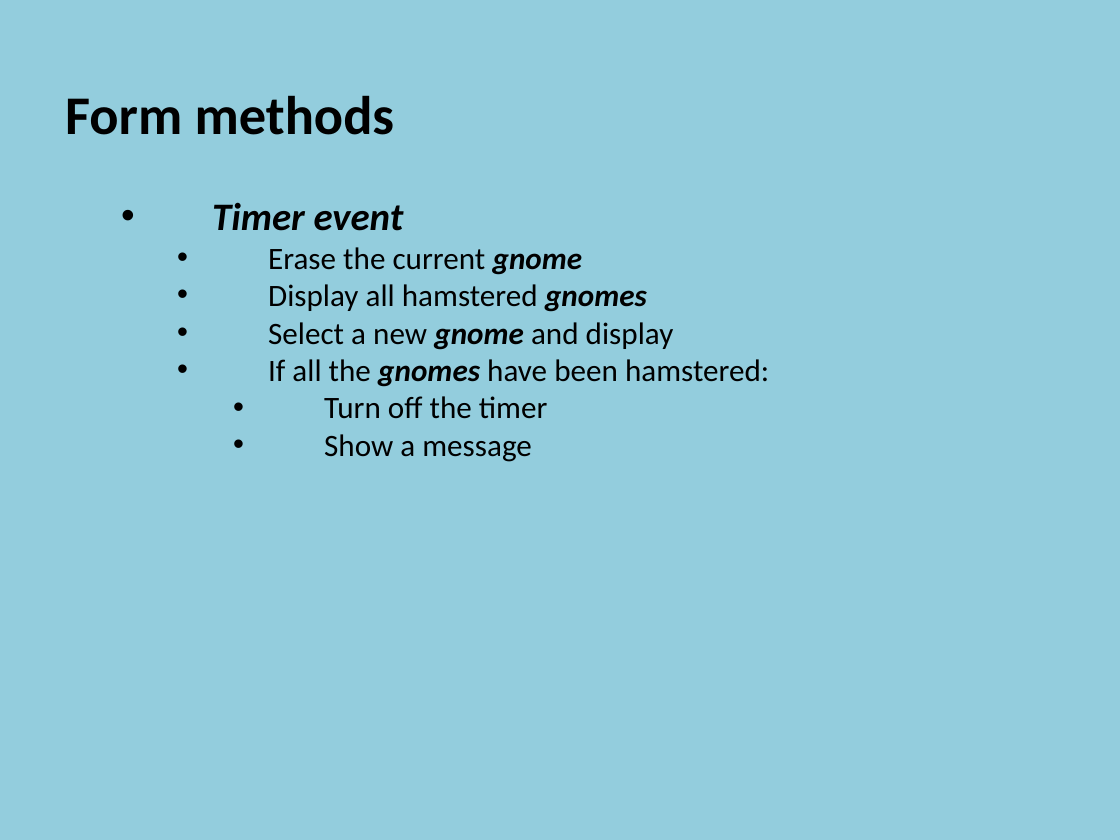
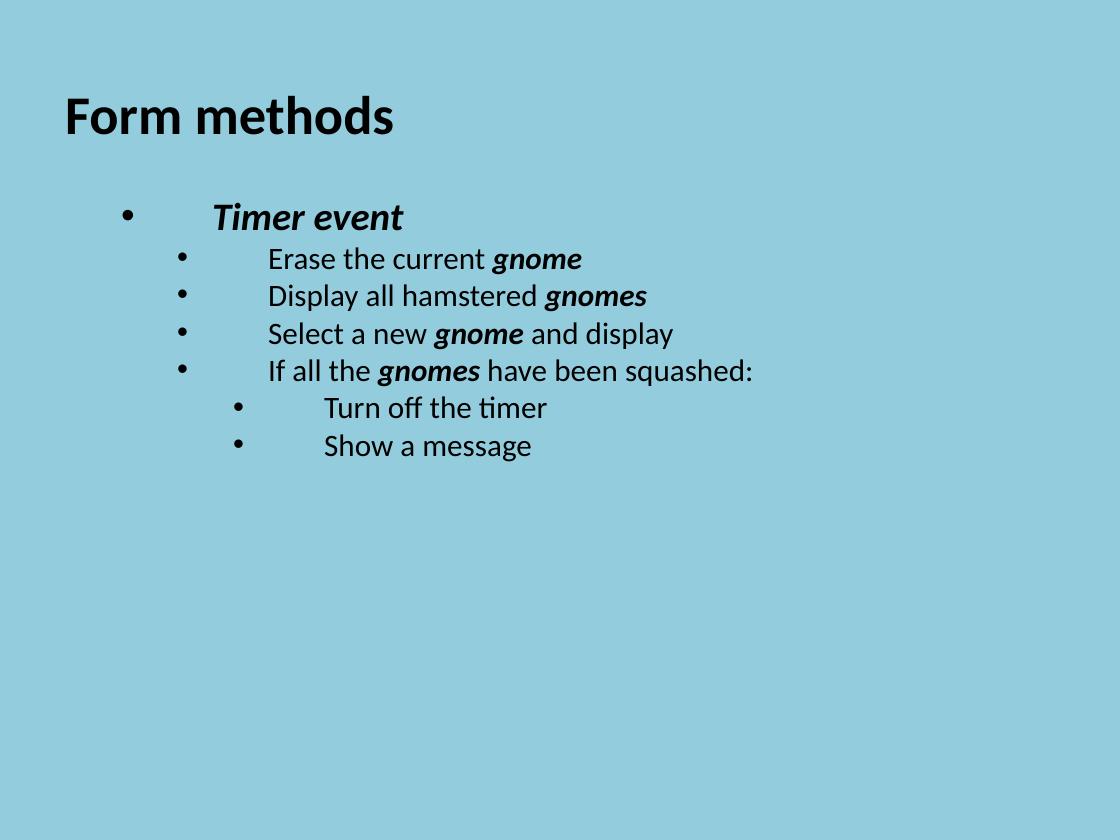
Before and after one commit to szetko/course-materials, a slide deck: slide 23 of Programming 4/02.2 Event Loops/02.2 Event Loops.pptx. Drawn at 1120x840 pixels with LibreOffice and Linux fonts; fonts in the diff are those of the drawing. Boxes give left, top, right and bottom in pixels: in the first picture for what was removed or moved away, otherwise in the second. Text is boxed around its words. In the diff, an @@ line names an element or a change of style, - is before the commit and + after.

```diff
--- a/Programming 4/02.2 Event Loops/02.2 Event Loops.pptx
+++ b/Programming 4/02.2 Event Loops/02.2 Event Loops.pptx
@@ text at (x1=268, y1=359, x2=754, y2=387): text changed @@
-      • If all the gnomes have been hamstered:
+      • If all the gnomes have been squashed:
```
Also in this commit, not shown: 1 other slide changed, 5 other files.
